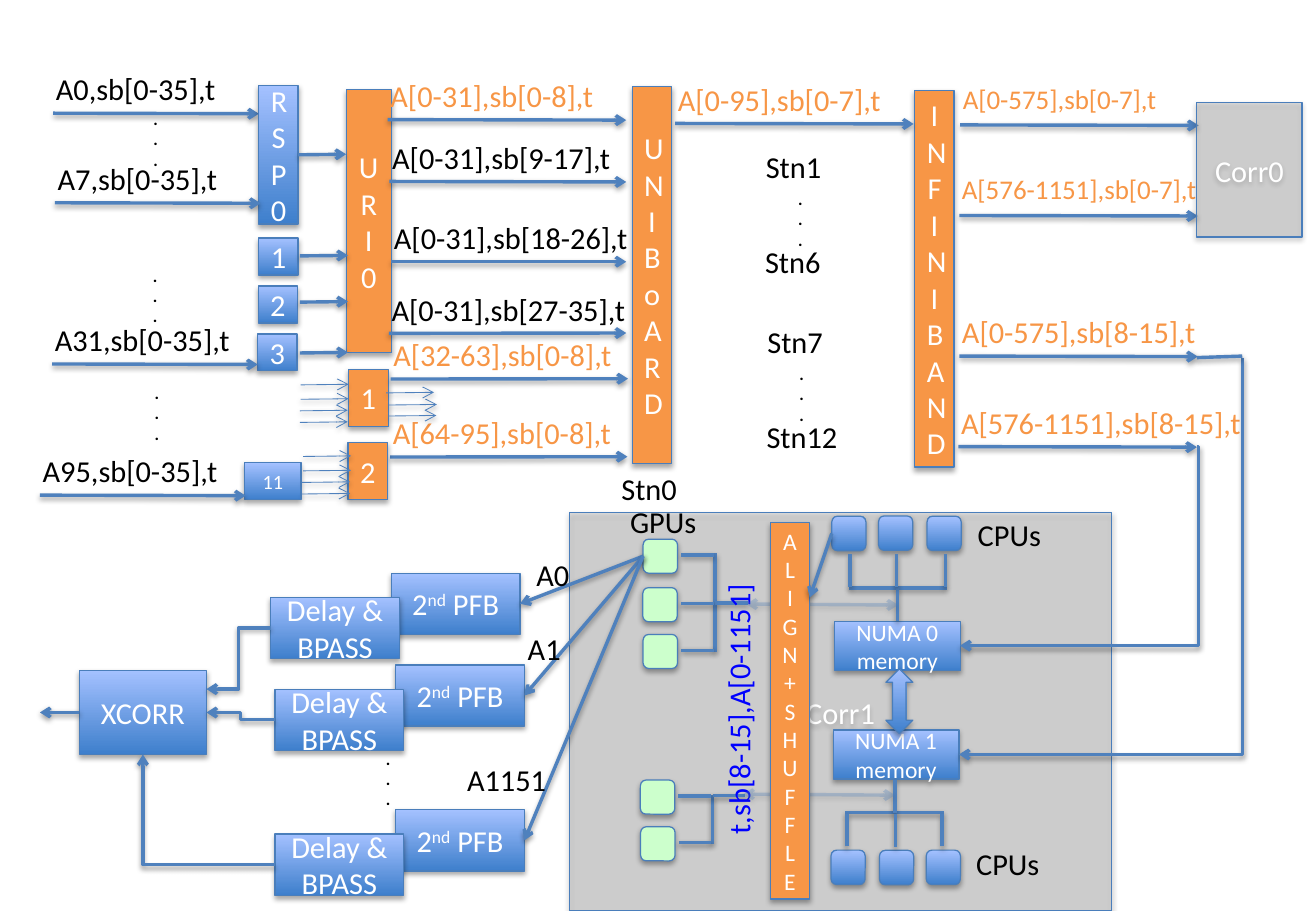
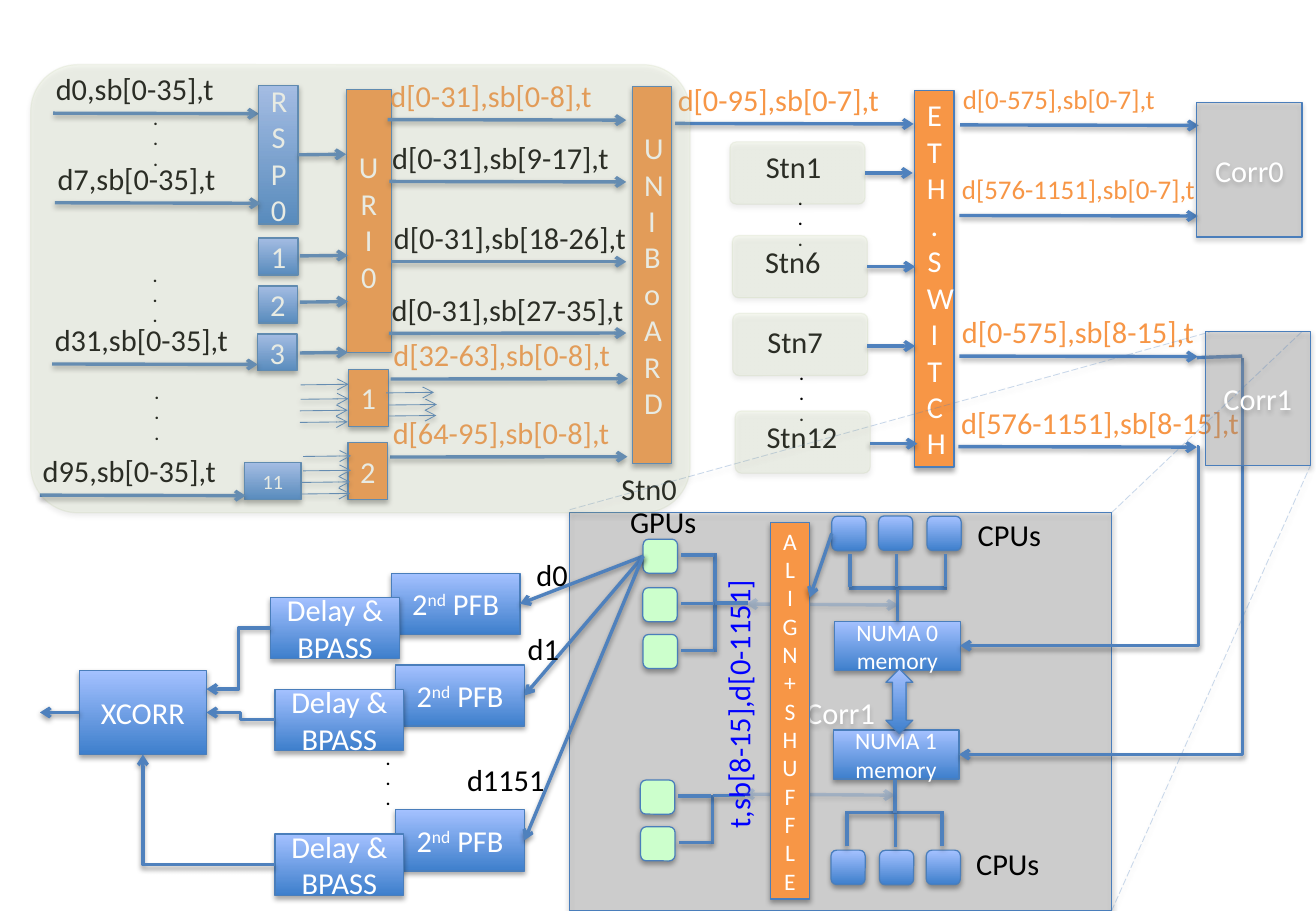
Before and after one commit to hsuyeep/AARTFAAC_sys_design, a slide deck: slide 1 of Figs/data_routing_transform_hierarchy.pptx. Drawn at 1316x911 pixels with LibreOffice and Linux fonts; fonts in the diff are those of the drawing. Boxes give left, top, right and bottom in pixels: in the first picture for what was removed or moved away, otherwise in the second. Text is boxed around its words. In the diff, an @@ line names an element or a change of style, - is before the commit and + after.

```diff
--- a/Figs/data_routing_transform_hierarchy.pptx
+++ b/Figs/data_routing_transform_hierarchy.pptx
@@ rounded rectangle added at (x1=30, y1=64, x2=690, y2=513), fill #D7E4BD at 20% opacity, outline #77933C 0.75 pt @@
@@ text at (x1=56, y1=78, x2=214, y2=104): text changed @@
-A0,sb[0-35],t
+d0,sb[0-35],t
@@ text at (x1=390, y1=85, x2=591, y2=114): text changed @@
-A[0-31],sb[0-8],t
+d[0-31],sb[0-8],t
@@ text at (x1=678, y1=89, x2=879, y2=115): text changed @@
-A[0-95],sb[0-7],t
+d[0-95],sb[0-7],t
@@ text at (x1=963, y1=89, x2=1155, y2=113): text changed @@
-A[0-575],sb[0-7],t
+d[0-575],sb[0-7],t
@@ text in rectangle at (x1=915, y1=91, x2=954, y2=468): text changed @@
-INFINIBAND
+ETH.SWITCH
@@ text at (x1=392, y1=147, x2=608, y2=173): text changed @@
-A[0-31],sb[9-17],t
+d[0-31],sb[9-17],t
@@ rounded rectangle added at (x1=730, y1=142, x2=865, y2=204), fill #D7E4BD at 20% opacity, outline #77933C 0.75 pt @@
@@ text at (x1=58, y1=165, x2=216, y2=194): text changed @@
-A7,sb[0-35],t
+d7,sb[0-35],t
@@ arrow added from (865, 173) to (913, 173), #4F81BD 2 pt @@
@@ text at (x1=962, y1=179, x2=1195, y2=203): text changed @@
-A[576-1151],sb[0-7],t
+d[576-1151],sb[0-7],t
@@ text at (x1=394, y1=227, x2=626, y2=257): text changed @@
-A[0-31],sb[18-26],t
+d[0-31],sb[18-26],t
@@ rounded rectangle added at (x1=733, y1=236, x2=868, y2=298), fill #D7E4BD at 20% opacity, outline #77933C 0.75 pt @@
@@ arrow added from (868, 267) to (915, 267), #4F81BD 2 pt @@
@@ text at (x1=392, y1=299, x2=624, y2=328): text changed @@
-A[0-31],sb[27-35],t
+d[0-31],sb[27-35],t
@@ text at (x1=55, y1=329, x2=228, y2=355): text changed @@
-A31,sb[0-35],t
+d31,sb[0-35],t
@@ rounded rectangle added at (x1=733, y1=314, x2=868, y2=375), fill #D7E4BD at 20% opacity, outline #77933C 0.75 pt @@
@@ text at (x1=962, y1=321, x2=1194, y2=351): text changed @@
-A[0-575],sb[8-15],t
+d[0-575],sb[8-15],t
@@ text at (x1=393, y1=344, x2=609, y2=370): text changed @@
-A[32-63],sb[0-8],t
+d[32-63],sb[0-8],t
@@ line added from (570, 510) to (1210, 332), #4F81BD 0.5 pt dashed @@
@@ arrow added from (868, 346) to (915, 346), #4F81BD 2 pt @@
@@ line added from (1112, 513) to (1303, 332), #4F81BD 0.5 pt dashed @@
@@ rectangle added at (x1=1205, y1=332, x2=1311, y2=465), fill #A6A6A6 at 34% opacity, outline #4B7EBC 0.75 pt, 18 pt, text #FFFFFF @@
+Corr1
@@ text at (x1=393, y1=419, x2=609, y2=448): text changed @@
-A[64-95],sb[0-8],t
+d[64-95],sb[0-8],t
@@ rounded rectangle added at (x1=735, y1=411, x2=870, y2=473), fill #D7E4BD at 20% opacity, outline #77933C 0.75 pt @@
@@ text at (x1=961, y1=409, x2=1239, y2=442): text changed @@
-A[576-1151],sb[8-15],t
+d[576-1151],sb[8-15],t
@@ arrow added from (870, 444) to (917, 444), #4F81BD 2 pt @@
@@ text at (x1=43, y1=460, x2=216, y2=486): text changed @@
-A95,sb[0-35],t
+d95,sb[0-35],t
@@ line added from (1112, 911) to (1311, 465), #4F81BD 0.5 pt dashed @@
@@ text at (x1=536, y1=565, x2=567, y2=594): text changed @@
-A0
+d0
@@ text at (x1=721, y1=604, x2=758, y2=820): text changed @@
-t,sb[8-15],A[0-1151]
+t,sb[8-15],d[0-1151]
@@ text at (x1=528, y1=639, x2=559, y2=668): text changed @@
-A1
+d1
@@ text at (x1=467, y1=770, x2=544, y2=799): text changed @@
-A1151
+d1151
```
Also in this commit, not shown: 6 other files.
